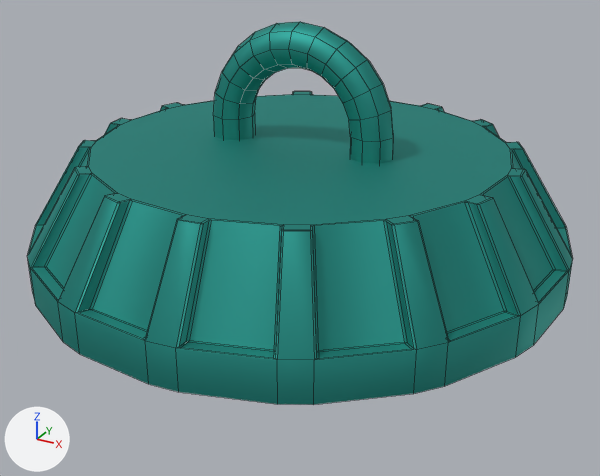
Renders of the FBX model Assets/Meshes/Magnet.fbx from each side of a commit.
Camera for both pictures: a 50 mm lens placed at (-0.782, -0.639, 0.559), pointed at (-1.121, -0.023, 0.251). The axes (+X, +Y, +Z) are drawn at lower left. The lights are the same throughout. Mesh edges are drawn as thin lines. Where no turn or scale is listed for an object, it has been applied to the vertices.

The first picture shows 'Magnet'.
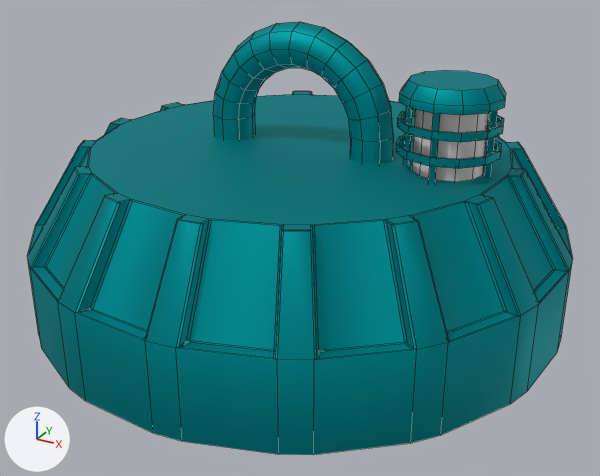
The newer file is also turned or shifted as a whole; pictures and numbers use the older file's frame.

What changed in the scene script:
```text
Change mat_1:
    mat_1.base_color: (0.0409, 0.357, 0.314) -> (0.00308, 0.327, 0.357)  # cyan #39a198 -> cyan #0a9ba1
Add mat_lamppu:
    mat_lamppu = principled_material('lamppu')
    mat_lamppu.base_color = (0.8, 0.8, 0.8)  # white #e7e7e7
    mat_lamppu.roughness = 0.4
Change me_torus_001:
    used by ob_magnet; location = (-1.1336, 0.0, 0.4169)
    remove me_torus_001.from_pydata(...)  # 536 vertices, 562 faces; spans x -0.247..0.247, y -0.247..0.247, z -0.194..0.026
    add me_torus_001.from_pydata(...)  # 716 vertices, 708 faces; spans x -0.247..0.247, y -0.247..0.247, z -0.237..0.026
    me_torus_001 part 1: a new loose piece of 48 vertices spanning x 0.097..0.183, y -0.043..0.043, z -0.048..-0.041, in mat_1 (cyan #0a9ba1)
    me_torus_001 part 2: a new loose piece of 48 vertices spanning x 0.097..0.183, y -0.043..0.043, z -0.069..-0.062, in mat_1 (cyan #0a9ba1)
    me_torus_001 part 3: a new loose piece of 36 vertices spanning x 0.097..0.183, y -0.043..0.043, z -0.027..-0.009, in mat_1 (cyan #0a9ba1)
    me_torus_001 part 4: a new loose piece of 24 vertices spanning x 0.111..0.171, y -0.03..0.03, z -0.091..-0.015, in mat_lamppu (white #e7e7e7)
    me_torus_001 part 5
    32 vertices in x -0.247..0.247, y -0.247..0.247, z -0.194 move by (0.0, 0.0, -0.043)
    12 vertices are added at x 0.102..0.178, y -0.038..0.038, z -0.089
    12 new vertices lie (0.0, 0.0, 0.07) away from vertices in x 0.102..0.178, y -0.038..0.038, z -0.089
    12 new faces join them, mat_1 (cyan #0a9ba1)
    add me_torus_001.materials.append(mat_lamppu)  # white #e7e7e7
```

Boxes [x1, y1, x2, y2] around the edits, measured in the pictures (600 x 476 px):
'Magnet', recoloured, reshaped (13% taller): before [27, 22, 573, 405]; after [27, 22, 573, 455]
part 1 of me_torus_001, added (cyan): after [397, 109, 504, 142]
part 2 of me_torus_001, added (cyan): after [396, 135, 501, 169]
part 3 of me_torus_001, added (cyan): after [399, 70, 506, 115]
part 4 of me_torus_001, added: after [412, 110, 488, 181]
part 5 of me_torus_001, built on: before [27, 257, 573, 405]; after [27, 106, 573, 455]
